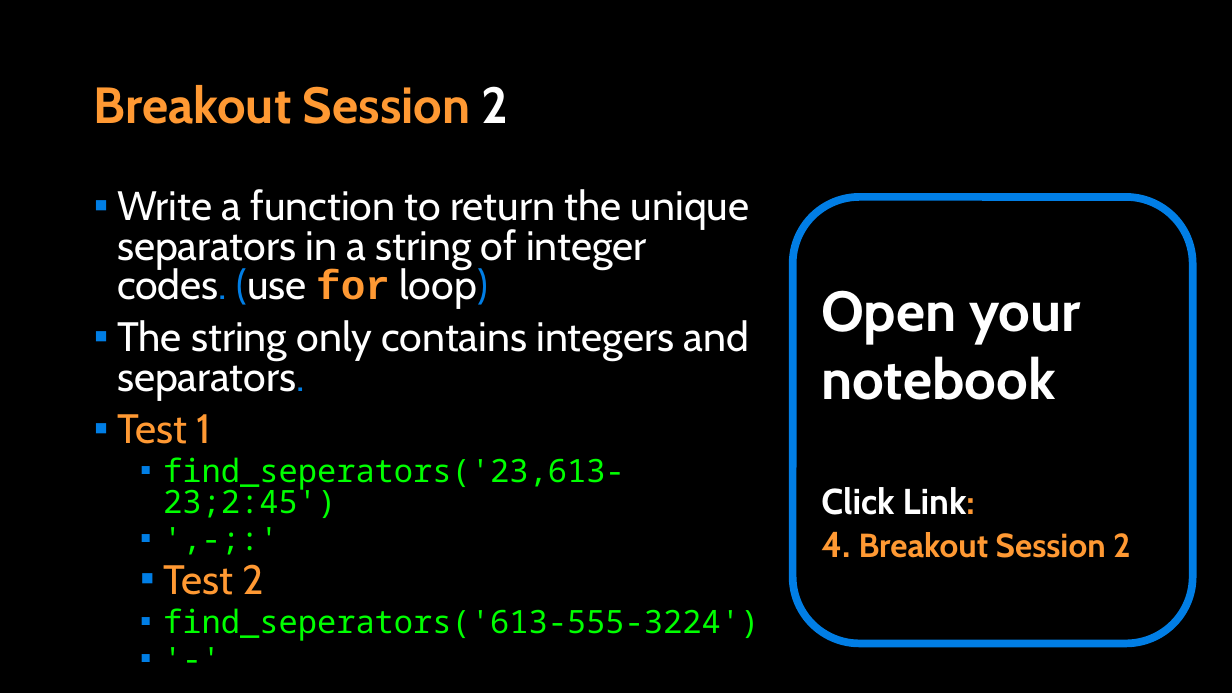
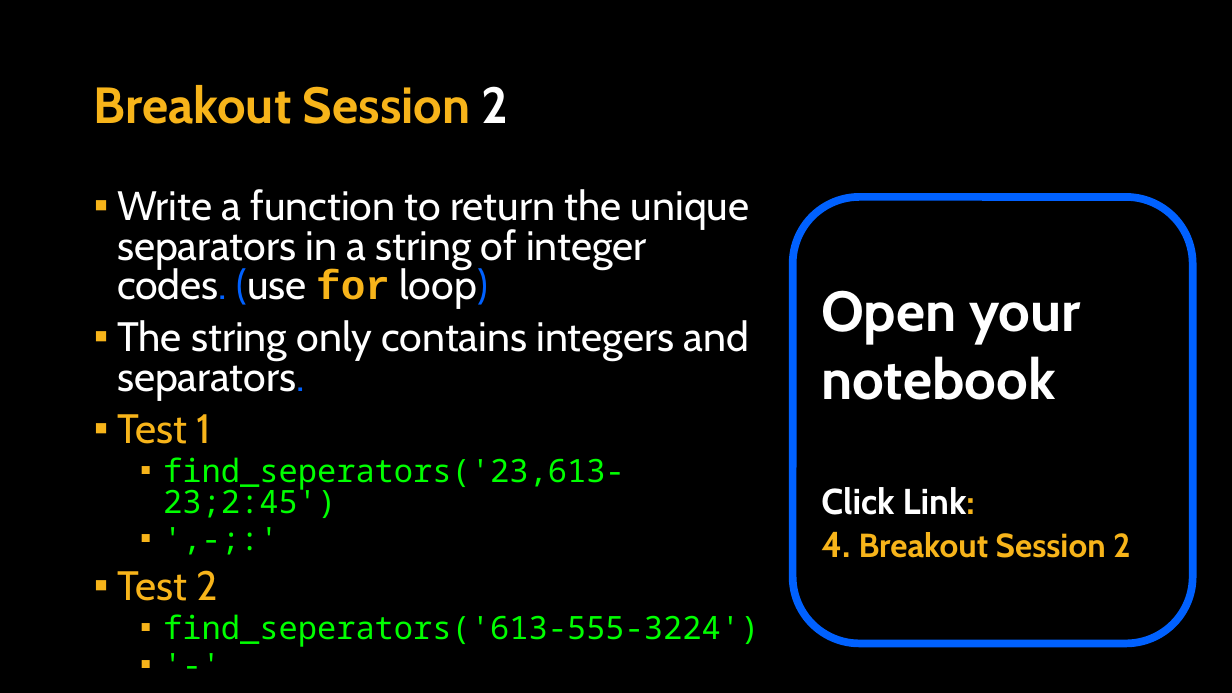
Before and after one commit to APS106/APS106-winter-2024-kinsella-goodfellow, a slide deck: slide 32 of lectures/week6/lecture1/slides/week6_lecture1.pptx. Drawn at 1232x693 pixels with LibreOffice and Linux fonts; fonts in the diff are those of the drawing; background and template pictures are left out. Boxes give left, top, right and bottom in pixels: in the first picture for what was removed or moved away, otherwise in the second. Text is boxed around its words. In the diff, an @@ line names an element or a change of style, - is before the commit and + after.

```diff
--- a/lectures/week6/lecture1/slides/week6_lecture1.pptx
+++ b/lectures/week6/lecture1/slides/week6_lecture1.pptx
@@ title "Breakout Session 2" at (94,85,509,124): text colour #FF9933 to #F7B41A @@
@@ text "Write a function to return ..." at (117,189,759,647): text colour #017EE5 to #0061FF in "codes. (use loop)", "separators."; text colour #FF9933 to #F7B41A in "for", "Test 1", "Test 2"; bullet colour #007EE5 to #F7B41A; list level 2 to 1 in "Test 2" @@
@@ rounded rectangle "Open your notebook" at (793,197,1193,643): outline #017EE5 6 pt to #0061FF 6 pt @@
@@ text in rounded rectangle at (821,487,1131,558): text colour #FF9933 to #F7B41A in "Link:", "4. Breakout Session 2" @@
```
Also in this commit, not shown: 33 other slides changed, 11 other files.
